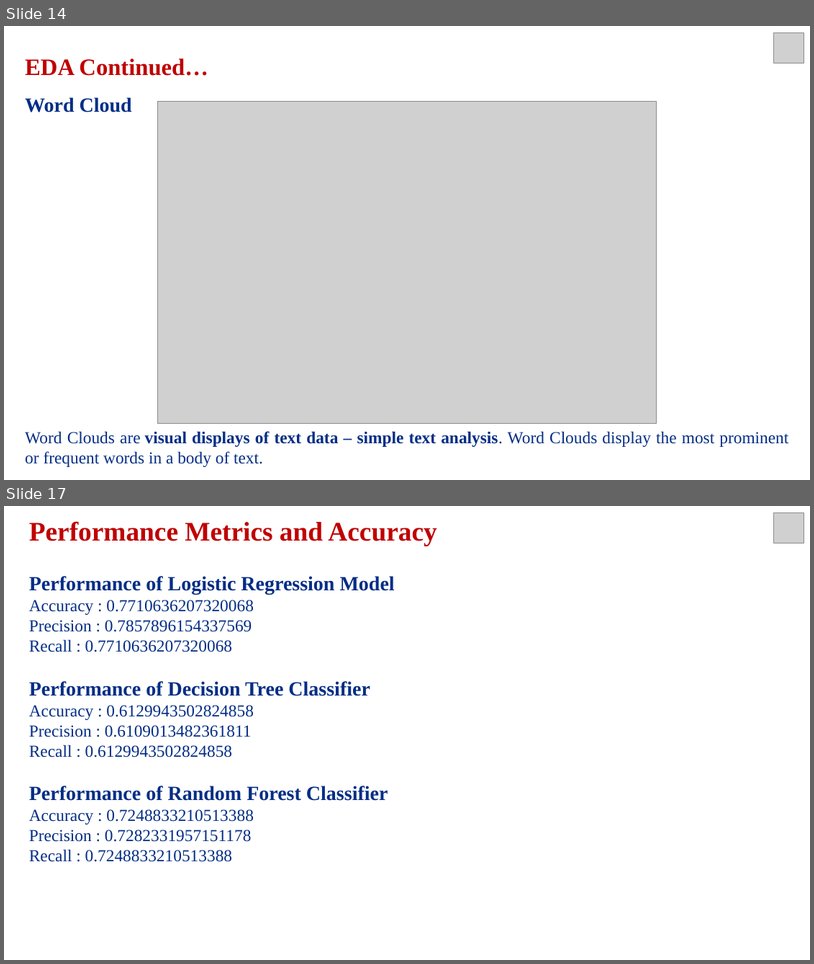
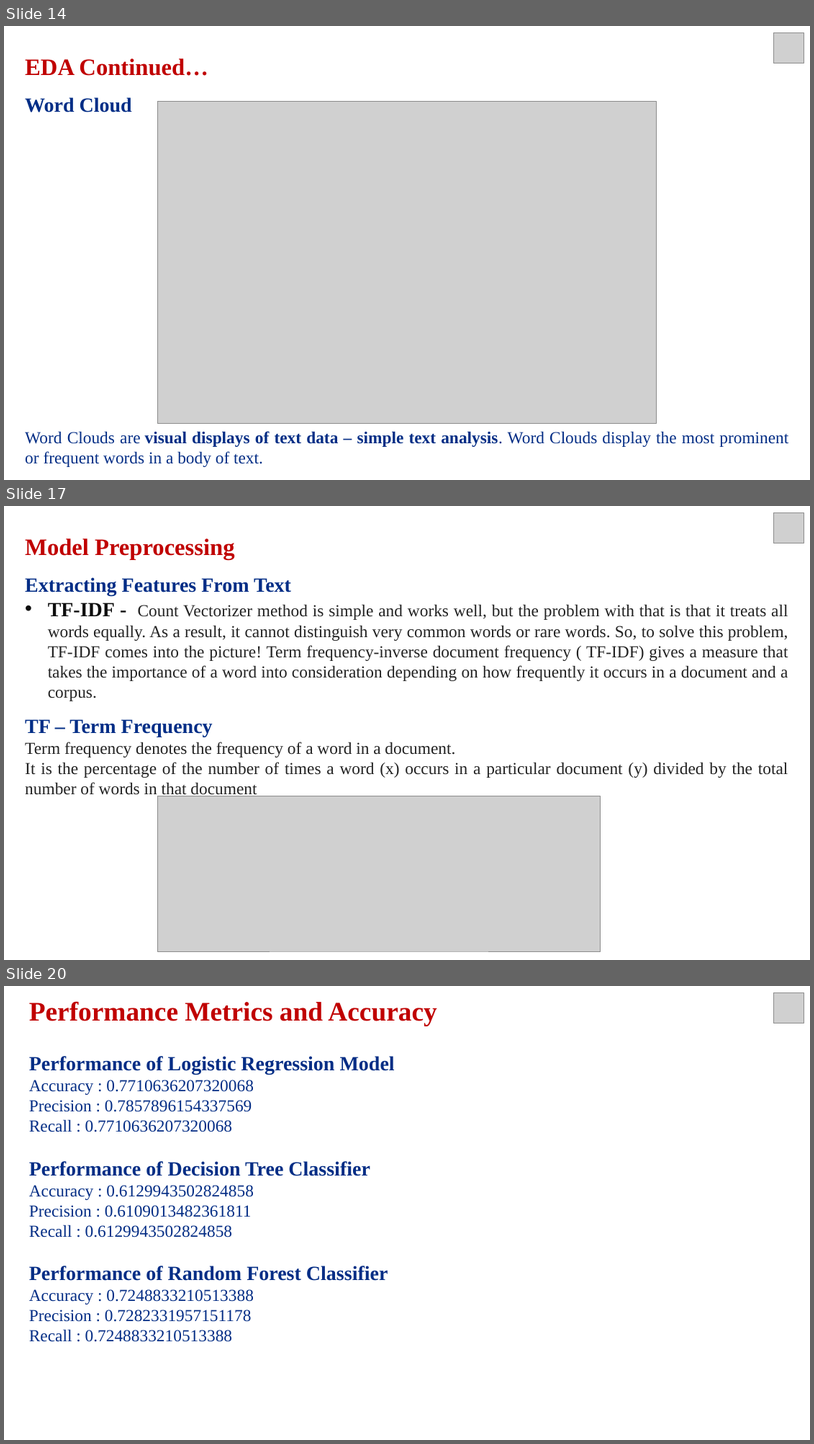
Before and after one commit to varsha-rani-15/Coronavirus-Tweet-Sentiment-Analysis, a slide deck: ML Classification_Presentation.pptx. Shown one above the other, each under a label of ours: slides 14 and 17 before the commit, slides 14, 17 and 20 after it; the slides between them are not shown. The pictures are 814x964 and 814x1444 pixels, drawn with LibreOffice and Linux fonts; fonts in the diff are those of the drawing; grey boxes stand for pictures. Boxes give left, top, right and bottom in pixels: in the first picture for what was removed or moved away, otherwise in the second. Text is boxed around its words. In the diff, an @@ line names an element or a change of style, - is before the commit and + after.

```diff
--- a/ML Classification_Presentation.pptx
+++ b/ML Classification_Presentation.pptx
@@ slide 17 added at [4, 506, 810, 960], background #FFFFFF @@
@@ picture added at [774, 512, 805, 543] @@
@@ text added at [25, 538, 789, 798], 20 pt, text #222222 @@
+Model Preprocessing
+Extracting Features From Text
+• TF-IDF - Count Vectorizer method is simple and works well, but the problem with that is that it treats all words equally. As a result, it cannot distinguish very common words or rare words. So, to solve this problem, TF-IDF comes into the picture! Term frequency-inverse document frequency ( TF-IDF) gives a measure that takes the importance of a word into consideration depending on how frequently it occurs in a document and a corpus.
+TF – Term Frequency
+Term frequency denotes the frequency of a word in a document.
+It is the percentage of the number of times a word (x) occurs in a particular document (y) divided by the total number of words in that document
@@ picture added at [157, 796, 600, 951] @@
@@ what was slide 17 is now slide 20 @@
```
Also in this commit, not shown: 5 slides changed, 6 other slides added, 3 slides removed.
